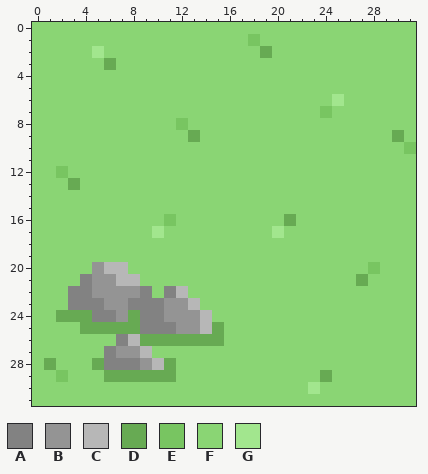
File history of a pixel-art sprite, Assets/Assets/Resources/Tile/grass_4.png. Above is the file before it was changed.
The file is 32x32 pixels. Colours within 5 levels of each other are drawn and written as one.
Palette (. is transparent): A #828282  B #949494  C #b7b7b7  D #67aa53  E #78c561  F #8ad574  G #a2e68e
After:
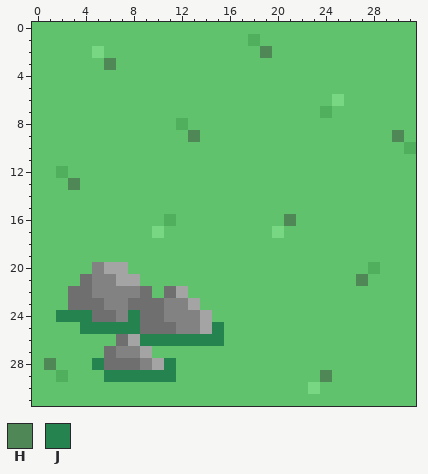
Colours new in this view: H #508757  J #25834f
The author wrote: feat: changed grass texture to the new one
From old to new:
Colour A changes from #828282 to #6f6f6f.
Colour B changes from #949494 to #828282.
Colour C changes from #b7b7b7 to #a4a4a4.
Colour E changes from #78c561 to #50af5c.
Colour F changes from #8ad574 to #60c26d.
Colour G changes from #a2e68e to #77d782.
Colour D becomes colour H in row 2 at x 19; in row 3 at x 6; in row 9 at x 13 and 30; in row 13 at x 3; in row 16 at x 21; in row 21 at x 27.
Colour D becomes colour H in row 28 at x 1; in row 29 at x 24.
Colour D becomes colour J in row 24 at x 2 to 4 and 8; in row 25 at x 4 to 8 and 15; in row 26 at x 9 to 15; in row 28 at x 5 and 11; in row 29 at x 6 to 11.
Where, in picture pixels (left, top, right, bottom), the same in both pictures:
changed: (32, 22, 416, 406)
